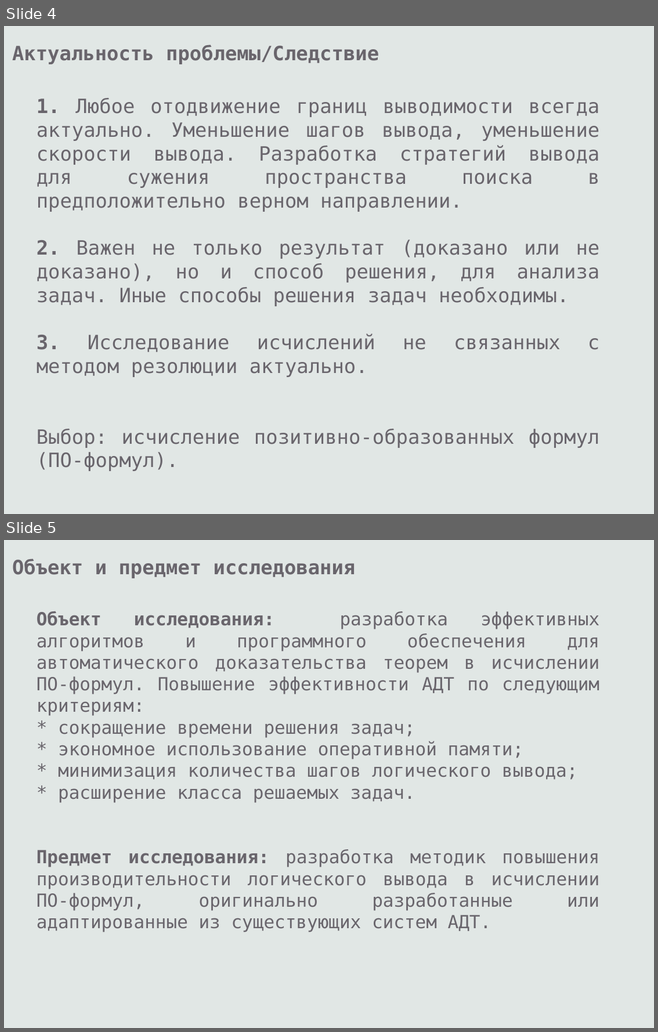
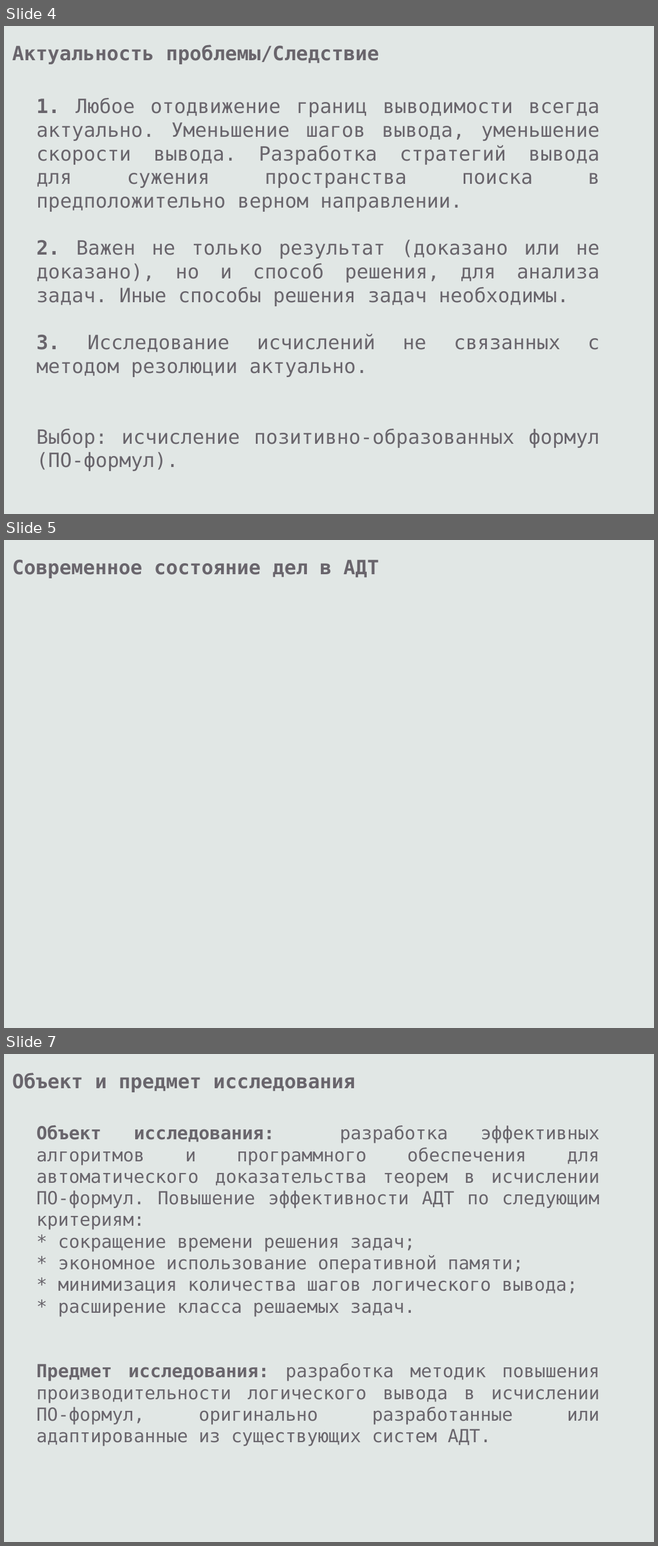
Before and after one commit to eugeneai/prisnif, a slide deck: brick/pres/pacman.odp. Shown one above the other, each under a label of ours: slides 4 and 5 before the commit, slides 4, 5 and 7 after it; the slides between them are not shown. The pictures are 658x1032 and 658x1546 pixels, drawn with LibreOffice and Linux fonts; fonts in the diff are those of the drawing. Boxes give left, top, right and bottom in pixels: in the first picture for what was removed or moved away, otherwise in the second. Text is boxed around its words. In the diff, an @@ line names an element or a change of style, - is before the commit and + after.

```diff
--- a/brick/pres/pacman.odp
+++ b/brick/pres/pacman.odp
@@ slide 5 added at (x1=4, y1=540, x2=654, y2=1028), background #E1E7E5 @@
@@ text added at (x1=12, y1=560, x2=379, y2=578), 24 pt, text #69656C, bold @@
+Современное состояние дел в АДТ
@@ what was slide 5 is now slide 7 @@
```
Also in this commit, not shown: 8 slides changed, 2 other slides added, 4 other files.
